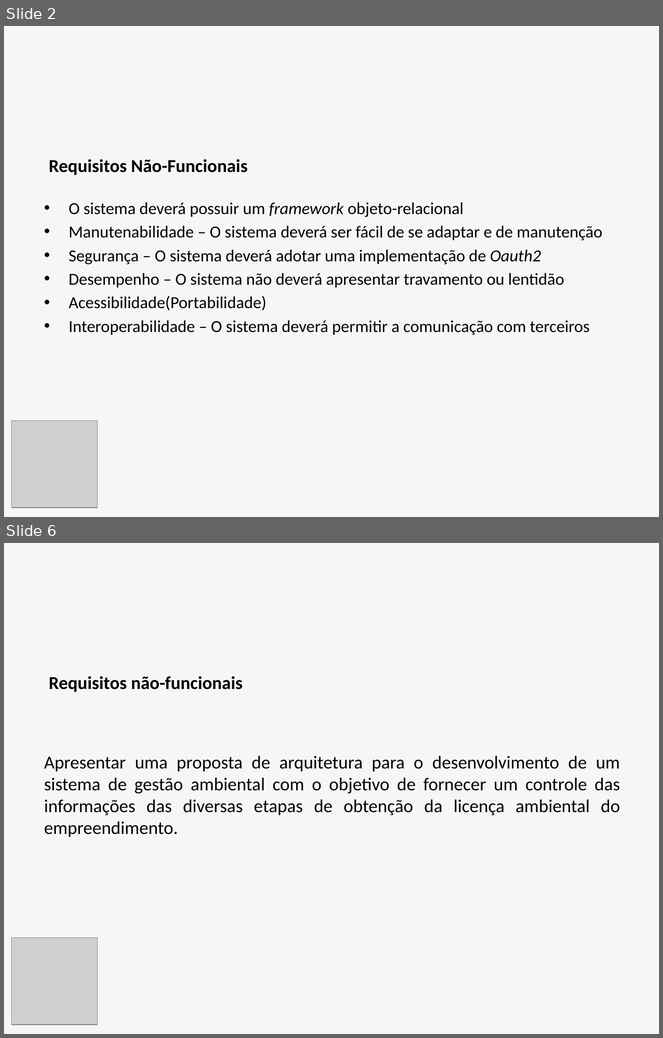
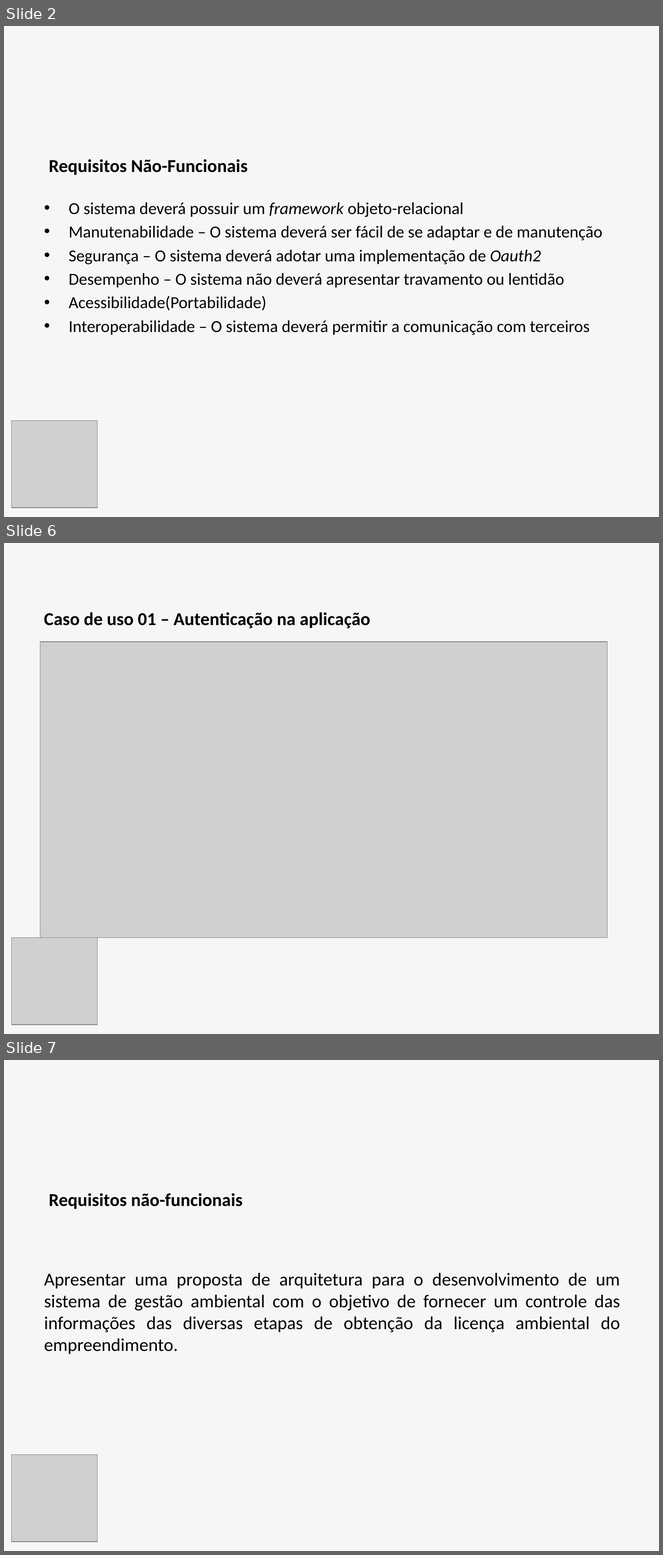
Before and after one commit to luizfernandodias/vessel-gestao-ambiental, a slide deck: apresentacao/Slides_Apresentacao_TCC.pptx. Shown one above the other, each under a label of ours: slides 2 and 6 before the commit, slides 2, 6 and 7 after it; the slides between them are not shown. The pictures are 663x1038 and 663x1555 pixels, drawn with LibreOffice and Linux fonts; fonts in the diff are those of the drawing; grey boxes stand for pictures. Boxes give left, top, right and bottom in pixels: in the first picture for what was removed or moved away, otherwise in the second. Text is boxed around its words. In the diff, an @@ line names an element or a change of style, - is before the commit and + after.

```diff
--- a/apresentacao/Slides_Apresentacao_TCC.pptx
+++ b/apresentacao/Slides_Apresentacao_TCC.pptx
@@ slide 6 added at (4,543,659,1034), background #F6F6F6 @@
@@ text added at (44,612,371,628), 20 pt, text #000000, bold @@
+Caso de uso 01 – Autenticação na aplicação
@@ picture added at (40,642,607,938) @@
@@ picture added at (12,938,98,1025) @@
@@ what was slide 6 is now slide 7 @@
```
Also in this commit, not shown: 3 slides changed, 6 other files.
